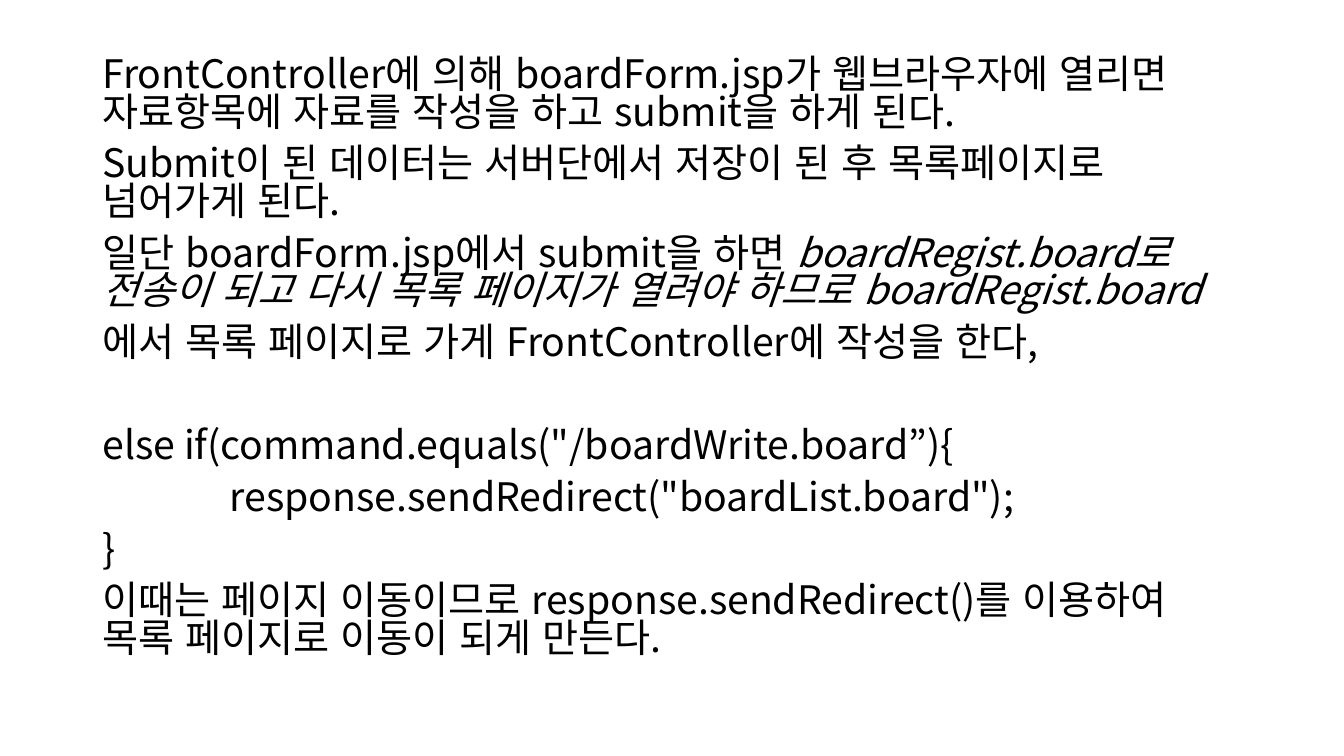
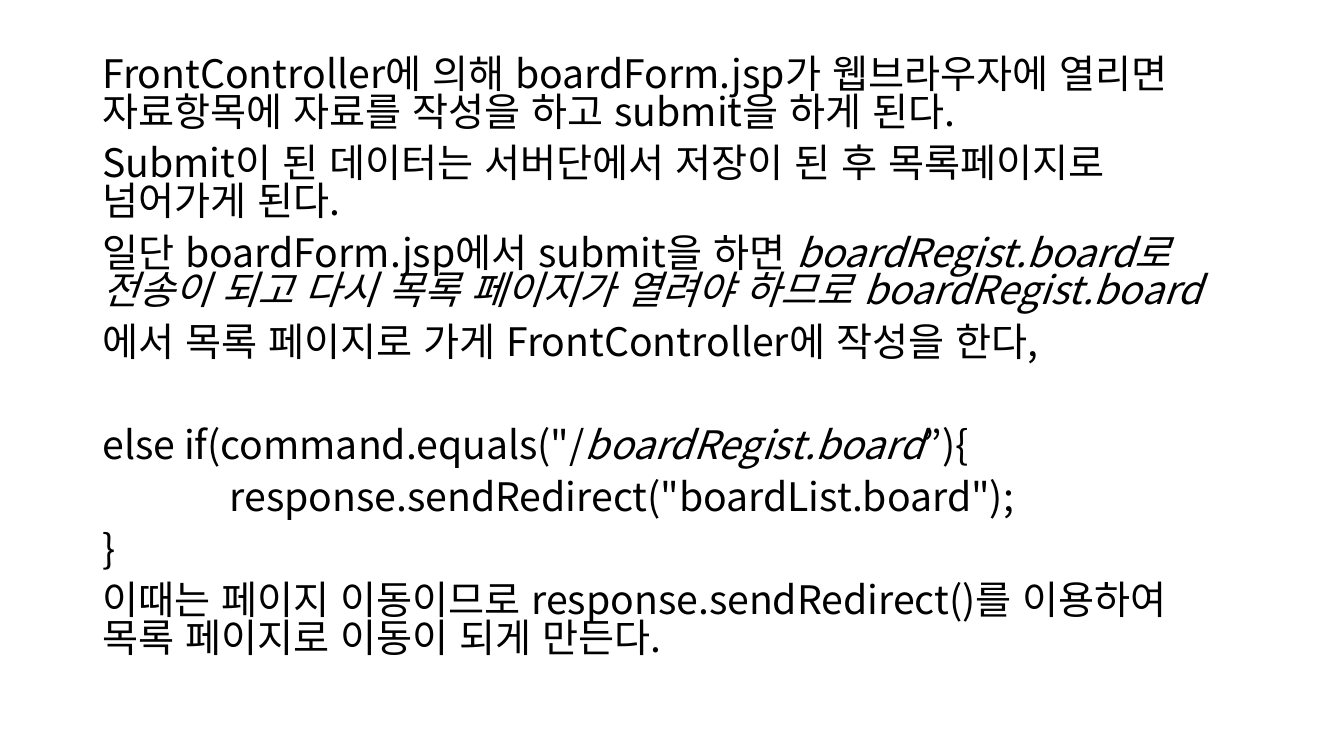
Before and after one commit to SoongMoo/hkblockchain220914, a slide deck: slide 11 of WEB/JSP/board.pptx. Drawn at 1344x756 pixels with LibreOffice and Linux fonts; fonts in the diff are those of the drawing. Boxes give left, top, right and bottom in pixels: in the first picture for what was removed or moved away, otherwise in the second. Text is boxed around its words. In the diff, an @@ line names an element or a change of style, - is before the commit and + after.

```diff
--- a/WEB/JSP/board.pptx
+++ b/WEB/JSP/board.pptx
@@ text at [102,427,924,469]: text changed @@
-else if(command.equals("/boardWrite.board”){
+else if(command.equals("/boardRegist.board”){
```
Also in this commit, not shown: 1 other file.
